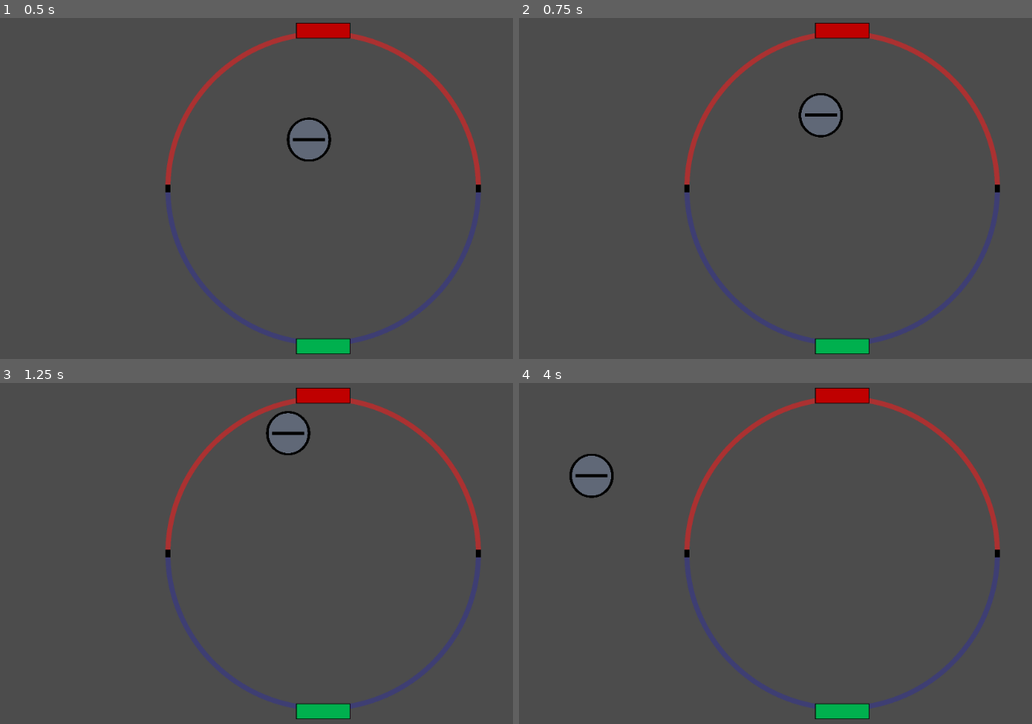
Above: before the commit, frames 1-4 (two rows, left to right).
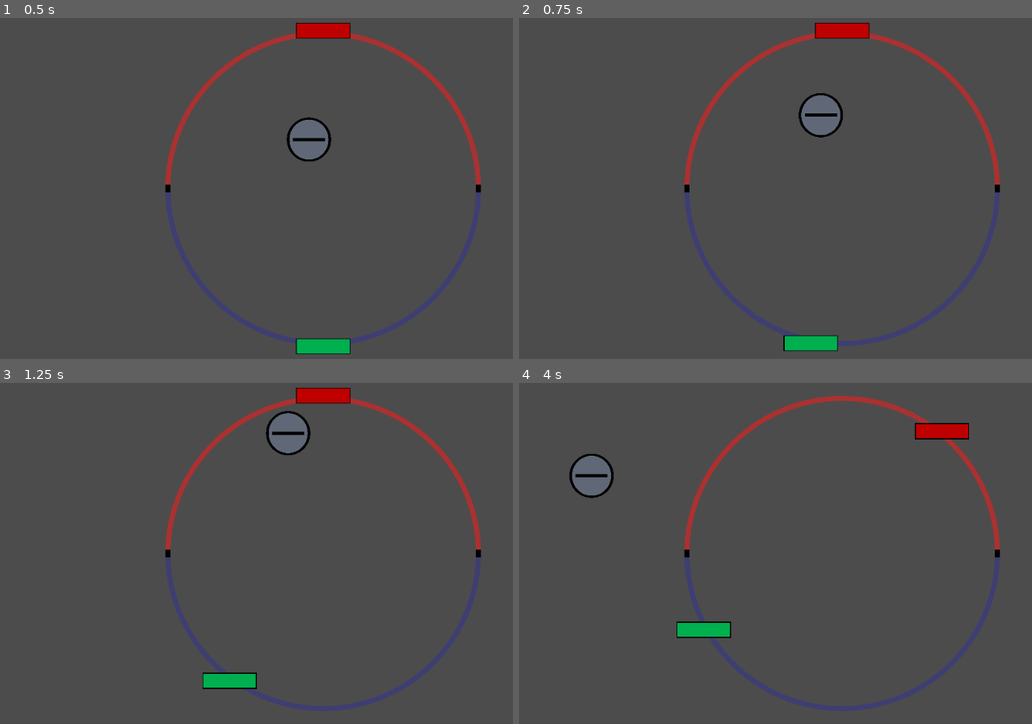
Above: after the commit, the same moments.

Repository: Nebulean/Electro-Pong
Game: Godot game, scene res://Scenes/Gameplay.tscn
Same seed, same stepped clock (60 frames per second), same inputs: the game is played once before the commit and once after it. Before the commit the project has no main scene; this scene is started directly in both runs.
Inputs:
- Up to frame 1 (0.5 s): no input
- Up to frame 2 (0.75 s): hold Left (p1_clockwise, bound only after the commit) from 0.53 s (still down)
- Up to frame 3 (1.25 s): keep holding Left (p1_clockwise, bound only after the commit); tap Right (p1_trigo, bound only after the commit) at 0.8 s
- Up to frame 4 (4 s): release Left (p1_clockwise, bound only after the commit) at 1.28 s; tap Right (p1_trigo, bound only after the commit) at 1.35, 3.8 s; tap D (p2_clockwise, bound only after the commit) at 1.55 s; hold D (p2_clockwise, bound only after the commit) 2.03-2.78 s; tap Q (p2_trigo, bound only after the commit) at 2.3, 2.85 s; tap Left (p1_clockwise, bound only after the commit) at 3.05 s; hold Left (p1_clockwise, bound only after the commit) from 3.53 s (still down)

Frame 1 is identical in both runs. In frame 2, 0.7% of the frame differs, in the area x 51-69%, y 93-99%; in frame 3, 1.0%; in frame 4, 2.1%, in the area x 30-88%, y 1-99%.

Commit message:
Add controls for player in input map

Diff:
--- a/game/project.godot
+++ b/game/project.godot
@@ -33,6 +33,7 @@
 [application]
 
 config/name="Electro-Pong"
+run/main_scene="res://Scenes/Gameplay.tscn"
 config/icon="res://icon.png"
 
 [input]
@@ -49,14 +50,49 @@
 , Object(InputEventJoypadButton,"resource_local_to_scene":false,"resource_name":"","device":0,"button_index":12,"pressure":0.0,"pressed":false,"script":null)
  ]
 }
-ui_right2={
+p1_trigo={
+"deadzone": 0.5,
+"events": [ Object(InputEventKey,"resource_local_to_scene":false,"resource_name":"","device":0,"alt":false,"shift":false,"control":false,"meta":false,"command":false,"pressed":false,"scancode":16777233,"unicode":0,"echo":false,"script":null)
+, Object(InputEventJoypadMotion,"resource_local_to_scene":false,"resource_name":"","device":0,"axis":0,"axis_value":1.0,"script":null)
+ ]
+}
+p1_clockwise={
+"deadzone": 0.5,
+"events": [ Object(InputEventKey,"resource_local_to_scene":false,"resource_name":"","device":0,"alt":false,"shift":false,"control":false,"meta":false,"command":false,"pressed":false,"scancode":16777231,"unicode":0,"echo":false,"script":null)
+, Object(InputEventJoypadMotion,"resource_local_to_scene":false,"resource_name":"","device":0,"axis":0,"axis_value":-1.0,"script":null)
+ ]
+}
+p2_clockwise={
 "deadzone": 0.5,
 "events": [ Object(InputEventKey,"resource_local_to_scene":false,"resource_name":"","device":0,"alt":false,"shift":false,"control":false,"meta":false,"command":false,"pressed":false,"scancode":68,"unicode":0,"echo":false,"script":null)
+, Object(InputEventJoypadMotion,"resource_local_to_scene":false,"resource_name":"","device":1,"axis":0,"axis_value":1.0,"script":null)
  ]
 }
-ui_left2={
+p2_trigo={
 "deadzone": 0.5,
-"events": [ Object(InputEventKey,"resource_local_to_scene":false,"resource_name":"","device":0,"alt":false,"shift":false,"control":false,"meta":false,"command":false,"pressed":false,"scancode":65,"unicode":0,"echo":false,"script":null)
+"events": [ Object(InputEventKey,"resource_local_to_scene":false,"resource_name":"","device":0,"alt":false,"shift":false,"control":false,"meta":false,"command":false,"pressed":false,"scancode":81,"unicode":0,"echo":false,"script":null)
+, Object(InputEventJoypadMotion,"resource_local_to_scene":false,"resource_name":"","device":1,"axis":0,"axis_value":-1.0,"script":null)
+ ]
+}
+p1_powerup={
+"deadzone": 0.5,
+"events": [ Object(InputEventKey,"resource_local_to_scene":false,"resource_name":"","device":0,"alt":false,"shift":false,"control":false,"meta":false,"command":false,"pressed":false,"scancode":16777232,"unicode":0,"echo":false,"script":null)
+, Object(InputEventKey,"resource_local_to_scene":false,"resource_name":"","device":0,"alt":false,"shift":false,"control":false,"meta":false,"command":false,"pressed":false,"scancode":16777234,"unicode":0,"echo":false,"script":null)
+, Object(InputEventJoypadButton,"resource_local_to_scene":false,"resource_name":"","device":0,"button_index":0,"pressure":0.0,"pressed":false,"script":null)
+ ]
+}
+p2_powerup={
+"deadzone": 0.5,
+"events": [ Object(InputEventKey,"resource_local_to_scene":false,"resource_name":"","device":0,"alt":false,"shift":false,"control":false,"meta":false,"command":false,"pressed":false,"scancode":90,"unicode":0,"echo":false,"script":null)
+, Object(InputEventKey,"resource_local_to_scene":false,"resource_name":"","device":0,"alt":false,"shift":false,"control":false,"meta":false,"command":false,"pressed":false,"scancode":83,"unicode":0,"echo":false,"script":null)
+, Object(InputEventJoypadButton,"resource_local_to_scene":false,"resource_name":"","device":1,"button_index":0,"pressure":0.0,"pressed":false,"script":null)
+ ]
+}
+game_pause={
+"deadzone": 0.5,
+"events": [ Object(InputEventKey,"resource_local_to_scene":false,"resource_name":"","device":0,"alt":false,"shift":false,"control":false,"meta":false,"command":false,"pressed":false,"scancode":32,"unicode":0,"echo":false,"script":null)
+, Object(InputEventJoypadButton,"resource_local_to_scene":false,"resource_name":"","device":-1,"button_index":11,"pressure":0.0,"pressed":false,"script":null)
+, Object(InputEventJoypadButton,"resource_local_to_scene":false,"resource_name":"","device":-1,"button_index":10,"pressure":0.0,"pressed":false,"script":null)
  ]
 }
 
